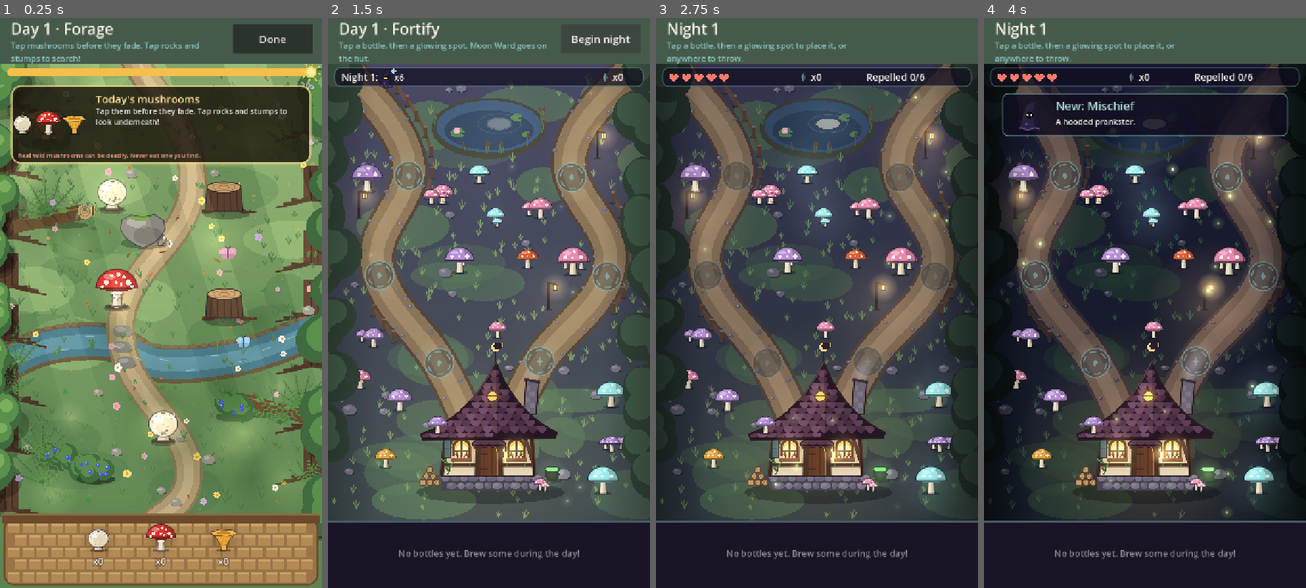
Above: before the commit, frames 1-4 (left to right).
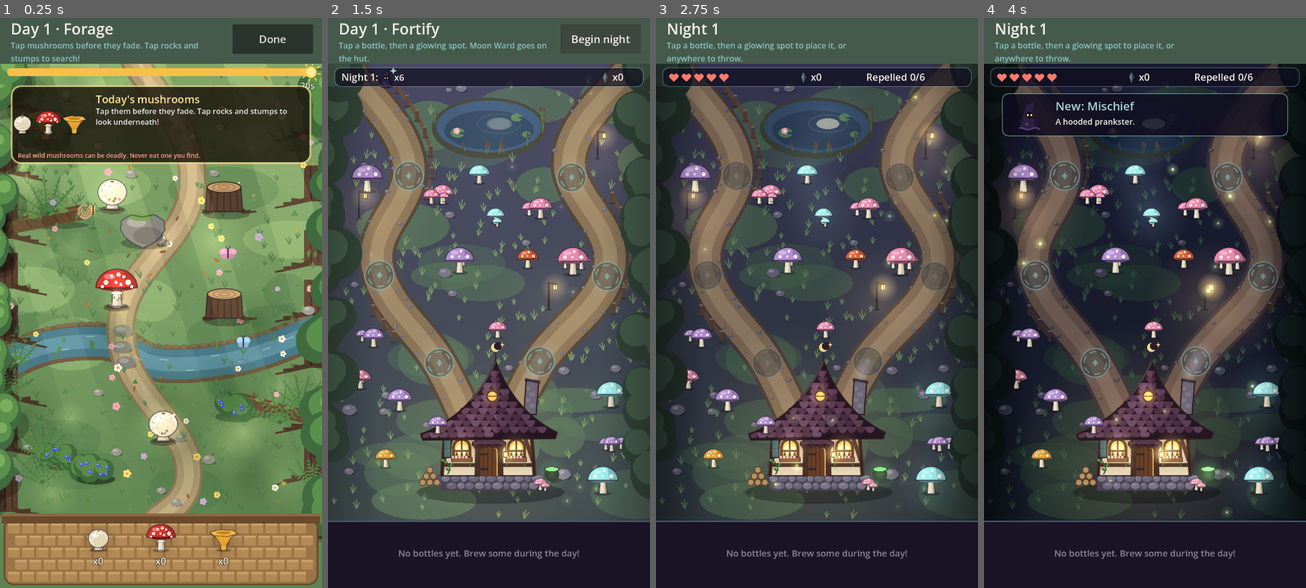
Above: after the commit, the same moments.

Repository: EstonTJ/Mushroom-Game
Game: Godot game, scene res://main.tscn
Two runs of this game, one before a commit and one after it. Both use one fixed random seed, a clock stepped at 60 frames per second and the inputs below.
Inputs (mouse positions are in pixels of both pictures, inside the frame that each line leads up to):
- Up to frame 1 (0.25 s): no input
- Up to frame 2 (1.5 s): click "Done" at 0.5 s; click "Fortify" at 1.25 s
- Up to frame 3 (2.75 s): click "Begin night" at 2 s
- Up to frame 4 (4 s): tap A at 2.75, 3.5 s; move the mouse to (1215, 274) at 2.77 s; click (1215, 274) at 2.92 s; drag from (1080, 331) to (1128, 417) at 3.52 s

The runs differ from the first frame. In frame 1, 5.4% of the frame differs, in the area x 0-100%, y 0-100%; in frame 2, 5.1%; in frame 3, 4.2%; in frame 4, 4.7%.

Commit message:
Save progress daily; render at native 720x1280 to ease phone load
A reported crash on iPhone reset the game to night 1: Safari reloaded the
page. A random-input stress test (tests/fuzz_test) played nights 1-15
with no script errors and flat memory (about 33 MB, no growth night to
night), which points to the phone dropping a heavy page rather than a
code bug. Two changes:

- Saving: the game saves at the start of every day (user://save.json,
  IndexedDB in a browser) and resumes there when reopened or reloaded,
  so a reload costs at most the current day. Saves ignore unknown ids and
  default missing ones, so they survive new content.
- Rendering: stretch mode is now viewport, so the game renders at its
  720x1280 layout and is scaled to the screen instead of rendering at
  the phone's full resolution (about 3x the pixels on an iPhone).
- The two banners reuse one StyleBox instead of duplicating one per frame.

Also: forage tap handling moves to tap_at() so tests can drive it; the
smoke test covers save/load (45 checks).

Co-Authored-By: Claude Opus 5.5 <noreply@anthropic.com>

Diff:
--- a/project.godot
+++ b/project.godot
@@ -25,7 +25,7 @@
 window/size/viewport_height=1280
 window/size/window_width_override=450
 window/size/window_height_override=800
-window/stretch/mode="canvas_items"
+window/stretch/mode="viewport"
 window/handheld/orientation=1
 
 [rendering]
--- a/scripts/data.gd
+++ b/scripts/data.gd
@@ -149,6 +149,50 @@
 		bottles[id] = 0
 
 
+const SAVE_PATH := "user://save.json"
+const SAVE_VERSION := 1
+
+
+## Writes the start-of-day state to disk (IndexedDB in a browser), so closing
+## or reloading the page resumes at the start of this day.
+func save_game() -> void:
+	var f := FileAccess.open(SAVE_PATH, FileAccess.WRITE)
+	if f == null:
+		return
+	f.store_string(JSON.stringify({"version": SAVE_VERSION, "day": day, "inventory": inventory, "bottles": bottles,
+		"discovered": discovered, "seen_creatures": seen_creatures}))
+	f.close()
+
+
+## Loads a saved game. Returns false (leaving state untouched) if there is no
+## usable save. Unknown ids are ignored and missing ones start at 0, so saves
+## survive new mushrooms or potions being added.
+func load_game() -> bool:
+	if not FileAccess.file_exists(SAVE_PATH):
+		return false
+	var data = JSON.parse_string(FileAccess.get_file_as_string(SAVE_PATH))
+	if typeof(data) != TYPE_DICTIONARY or int(data.get("version", 0)) != SAVE_VERSION:
+		return false
+	reset_game()
+	day = clampi(int(data.get("day", 1)), 1, NIGHTS)
+	for id in ingredient_order:
+		inventory[id] = int(data.get("inventory", {}).get(id, 0))
+	for id in potion_order:
+		bottles[id] = int(data.get("bottles", {}).get(id, 0))
+	for id in data.get("discovered", {}):
+		if potions.has(id):
+			discovered[id] = true
+	for kind in data.get("seen_creatures", {}):
+		if creatures.has(kind):
+			seen_creatures[kind] = true
+	return true
+
+
+func clear_save() -> void:
+	if FileAccess.file_exists(SAVE_PATH):
+		DirAccess.remove_absolute(ProjectSettings.globalize_path(SAVE_PATH))
+
+
 ## Saved at the start of each day so a lost night can be retried.
 ## Discovered recipes are kept on a retry: the player still knows them.
 func take_snapshot() -> void:
--- a/scripts/defense.gd
+++ b/scripts/defense.gd
@@ -79,6 +79,7 @@
 var status_box: StyleBoxFlat
 var cell_box: StyleBoxFlat
 var cell_selected_box: StyleBoxFlat
+var intro_box: StyleBoxFlat
 
 
 func _ready() -> void:
@@ -1131,7 +1132,9 @@
 	var kind: String = intro["kind"]
 	var info: Dictionary = Data.creatures[kind]
 	var box := Rect2(40, 176 - (1.0 - a) * 20.0, 640, 96)
-	var style := status_box.duplicate() as StyleBoxFlat
+	if intro_box == null:
+		intro_box = status_box.duplicate() as StyleBoxFlat
+	var style := intro_box
 	style.bg_color = Color(0.06, 0.05, 0.12, 0.85 * a)
 	style.border_color = Art.fade(Data.magic, 0.6 * a)
 	style.draw(rid, box)
--- a/scripts/forage.gd
+++ b/scripts/forage.gd
@@ -75,6 +75,7 @@
 var track_box: StyleBoxFlat
 var basket_box: StyleBoxFlat
 var fill_box: StyleBoxFlat
+var banner_box: StyleBoxFlat
 
 
 func _ready() -> void:
@@ -410,21 +411,25 @@
 	if done:
 		return
 	if event is InputEventMouseButton and event.pressed and event.button_index == MOUSE_BUTTON_LEFT:
-		var p := get_global_mouse_position()
-		for o in obstacles:
-			if not o["gone"] and o["pos"].distance_to(p + Vector2(0, 10)) < 58.0:
-				_hit_obstacle(o)
-				return
-		for i in range(items.size() - 1, -1, -1):
-			var it: Dictionary = items[i]
-			if it["pos"].distance_to(p) < 60.0:
-				var info: Dictionary = Data.ingredients[it["id"]]
-				Data.inventory[it["id"]] += 1
-				popups.append({"text": "+1 " + info["name"], "pos": it["pos"], "t": 0.0, "color": info["color"]})
-				flyers.append({"id": it["id"], "from": it["pos"], "t": 0.0})
-				_burst(it["pos"], info["color"].lightened(0.35), 12, 160.0)
-				items.remove_at(i)
-				break
+		tap_at(get_global_mouse_position())
+
+
+## A tap on the forest floor: chips at a rock or stump, or picks a mushroom.
+func tap_at(p: Vector2) -> void:
+	for o in obstacles:
+		if not o["gone"] and o["pos"].distance_to(p + Vector2(0, 10)) < 58.0:
+			_hit_obstacle(o)
+			return
+	for i in range(items.size() - 1, -1, -1):
+		var it: Dictionary = items[i]
+		if it["pos"].distance_to(p) < 60.0:
+			var info: Dictionary = Data.ingredients[it["id"]]
+			Data.inventory[it["id"]] += 1
+			popups.append({"text": "+1 " + info["name"], "pos": it["pos"], "t": 0.0, "color": info["color"]})
+			flyers.append({"id": it["id"], "from": it["pos"], "t": 0.0})
+			_burst(it["pos"], info["color"].lightened(0.35), 12, 160.0)
+			items.remove_at(i)
+			break
 
 
 # -------------------------------------------------------------- particles ---
@@ -878,7 +883,9 @@
 	var bt: float = banner["t"]
 	var a := clampf(minf(bt * 4.0, (BANNER_TIME - bt) * 2.0), 0.0, 1.0)
 	var box := Rect2(24, 158 - (1.0 - a) * 20.0, 672, 176)
-	var style := basket_box.duplicate() as StyleBoxFlat
+	if banner_box == null:
+		banner_box = basket_box.duplicate() as StyleBoxFlat
+	var style := banner_box
 	style.bg_color = Color(0.12, 0.1, 0.06, 0.86 * a)
 	style.border_color = Color(0.95, 0.85, 0.55, 0.7 * a)
 	style.draw(rid, box)
--- a/scripts/main.gd
+++ b/scripts/main.gd
@@ -16,7 +16,8 @@
 
 func _ready() -> void:
 	_build_hud()
-	Data.reset_game()
+	if not Data.load_game():
+		Data.reset_game()
 	_start_day()
 
 
@@ -75,6 +76,7 @@
 
 func _start_day() -> void:
 	Data.take_snapshot()
+	Data.save_game()
 	var forage := Forage.new()
 	forage.finished.connect(_start_brew)
 	_set_phase("forage", forage, "Day %d · Forage" % Data.day,
--- /dev/null
+++ b/tests/fuzz_test.gd
@@ -0,0 +1,119 @@
+extends Node
+## Stress test: plays every night from 1 to 40 with random taps on every
+## screen, letting real frames run so drawing code is exercised too. Any
+## SCRIPT ERROR or ERROR printed while it runs is a bug. Run headless:
+##   Godot --headless --path . --quit-after 200000 res://tests/fuzz_test.tscn
+
+var rng := RandomNumberGenerator.new()
+
+
+func frames(n: int) -> void:
+	for i in n:
+		await get_tree().process_frame
+
+
+func rand_point() -> Vector2:
+	return Vector2(rng.randf_range(0, 720), rng.randf_range(110, 1280))
+
+
+func _ready() -> void:
+	Data.clear_save()
+	rng.seed = 1234
+	var main = load("res://main.tscn").instantiate()
+	add_child(main)
+	await frames(2)
+	var night := 1
+	var days_played := 0
+	while night <= Data.NIGHTS and days_played < 80:
+		days_played += 1
+		Data.day = night
+		print("night %d" % night)
+		# Forest: tap rocks, stumps, mushrooms and random ground.
+		var forage = main.phase_node
+		for k in 30:
+			if rng.randf() < 0.6 and forage.items.size() > 0:
+				forage.tap_at(forage.items[rng.randi() % forage.items.size()]["pos"])
+			elif rng.randf() < 0.5 and forage.obstacles.size() > 0:
+				forage.tap_at(forage.obstacles[rng.randi() % forage.obstacles.size()]["pos"])
+			else:
+				forage.tap_at(rand_point())
+			await frames(1)
+		for id in Data.ingredient_order:
+			Data.inventory[id] += rng.randi_range(0, 3)
+		forage.time_left = 0.0
+		await frames(3)
+
+		# Cauldron: random pairs, random pop timing, sometimes empty the pot or flip pages.
+		var brew = main.phase_node
+		for k in 12:
+			var unlocked := Data.unlocked_mushrooms()
+			for j in 2:
+				var id: String = unlocked[rng.randi() % unlocked.size()]
+				brew._on_press(brew.slot_center(Data.ingredient_order.find(id)))
+				await frames(1)
+				brew._on_release(brew.POT if rng.randf() < 0.9 else rand_point())
+			if rng.randf() < 0.1:
+				brew._on_press(brew.EMPTY_BTN.get_center())
+			if rng.randf() < 0.3:
+				brew._on_press(brew.PAGE_NEXT.get_center() if rng.randf() < 0.5 else brew.PAGE_PREV.get_center())
+			var guard := 0
+			while brew.brewing() and guard < 200:
+				guard += 1
+				await frames(1)
+				if not brew.bubble.is_empty() and rng.randf() < 0.25:
+					brew._on_press(brew.POT)
+					brew._on_release(brew.POT)
+			await frames(1)
+		main._on_action()
+		await frames(3)
+
+		# Fortify: random bottles on random spots, the hut and empty ground.
+		var def = main.phase_node
+		for k in 15:
+			var items: Array = def._bar_items()
+			if items.size() > 0:
+				def.selected = items[rng.randi() % items.size()]
+			var roll := rng.randf()
+			if roll < 0.5:
+				def._fortify_tap(def.slots[rng.randi() % def.slots.size()]["pos"])
+			elif roll < 0.7:
+				def._fortify_tap(def.HUT)
+			else:
+				def._bar_tap(Vector2(rng.randf_range(0, 720), def.BAR_Y + 60))
+			await frames(1)
+		main._on_action()
+
+		# Night: step the simulation, throwing and placing at random.
+		var steps := 0
+		while not def.over and steps < 6000:
+			def._night_step(0.05)
+			steps += 1
+			if steps % 20 == 0:
+				var items: Array = def._bar_items()
+				if items.size() > 0 and rng.randf() < 0.5:
+					def.selected = items[rng.randi() % items.size()]
+					var target: Vector2 = def.enemies[0]["pos"] if def.enemies.size() > 0 else rand_point()
+					if rng.randf() < 0.3:
+						target = def.slots[rng.randi() % def.slots.size()]["pos"]
+					def._night_tap(target)
+				if rng.randf() < 0.2:
+					def._bar_tap(Vector2(20 if rng.randf() < 0.5 else 700, def.BAR_Y + 60))
+				await frames(1)
+		await frames(2)
+		print("  night %d: %s, hut %d/%d, %d steps, memory %.1f MB, %d nodes, %d objects" % [night, "won" if def.hut_hp > 0 else "lost",
+			maxi(def.hut_hp, 0), Data.HUT_HP, steps, OS.get_static_memory_usage() / 1048576.0,
+			Performance.get_monitor(Performance.OBJECT_NODE_COUNT), Performance.get_monitor(Performance.OBJECT_COUNT)])
+		if main.phase != "result":
+			print("  ERROR: night did not finish (phase %s)" % main.phase)
+			break
+		var lost: bool = def.hut_hp <= 0
+		main._on_action()
+		await frames(3)
+		if lost:
+			# Retry keeps the same night; top up bottles so the run keeps moving.
+			for id in Data.potion_order:
+				Data.bottles[id] += 3 if Data.potion_night(id) <= night else 0
+		else:
+			night += 1
+	print("FUZZ DONE after %d days, reached night %d" % [days_played, night])
+	get_tree().quit()
--- /dev/null
+++ b/tests/fuzz_test.tscn
@@ -0,0 +1,6 @@
+[gd_scene load_steps=2 format=3]
+
+[ext_resource type="Script" path="res://tests/fuzz_test.gd" id="1"]
+
+[node name="FuzzTest" type="Node"]
+script = ExtResource("1")
--- a/tests/screenshots.gd
+++ b/tests/screenshots.gd
@@ -18,6 +18,7 @@
 
 
 func _ready() -> void:
+	Data.clear_save()
 	var args := OS.get_cmdline_user_args()
 	if args.size() > 0:
 		out_dir = args[0]
--- a/tests/smoke_test.gd
+++ b/tests/smoke_test.gd
@@ -48,6 +48,7 @@
 
 
 func _ready() -> void:
+	Data.clear_save()
 	# --- Mushroom unlock schedule --------------------------------------------
 	var counts := []
 	for n in [1, 2, 3, 5, 6, 9, 32, 33]:
@@ -258,5 +259,19 @@
 		"bottle bar pages through %d kinds of bottle" % Data.potion_order.size())
 	d.queue_free()
 
+	# Saving: the game saves at the start of each day and resumes there.
+	Data.reset_game()
+	Data.day = 7
+	Data.inventory["morel"] = 5
+	Data.bottles["frost"] = 2
+	Data.discovered["frost"] = true
+	Data.seen_creatures["moth"] = true
+	Data.save_game()
+	Data.reset_game()
+	check(Data.load_game() and Data.day == 7 and Data.inventory["morel"] == 5 and Data.bottles["frost"] == 2
+		and Data.discovered.has("frost") and Data.seen_creatures.has("moth"), "a save loads back to the same day and stock")
+	Data.clear_save()
+	check(not Data.load_game(), "with no save, the game starts fresh")
+
 	print("DONE: %d failure(s)" % failures)
 	get_tree().quit(1 if failures > 0 else 0)
Not shown, added: tests/fuzz_test.gd.uid
Not shown, changed: docs/index.html
Not shown, changed: docs/index.pck
